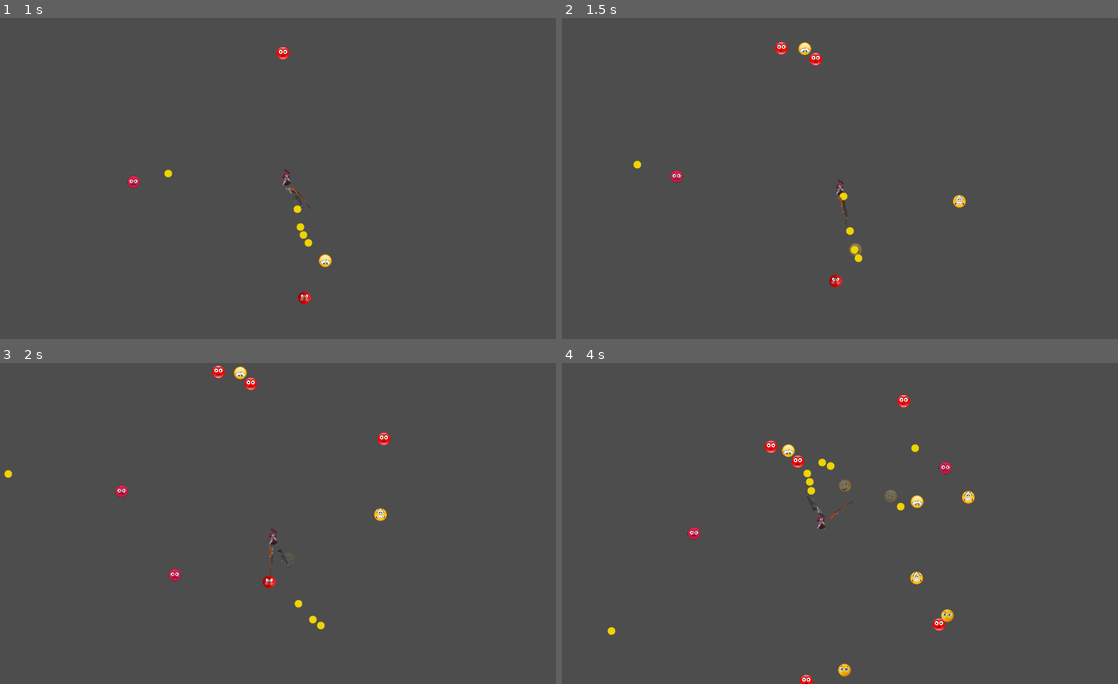
Above: before the commit, frames 1-4 (two rows, left to right).
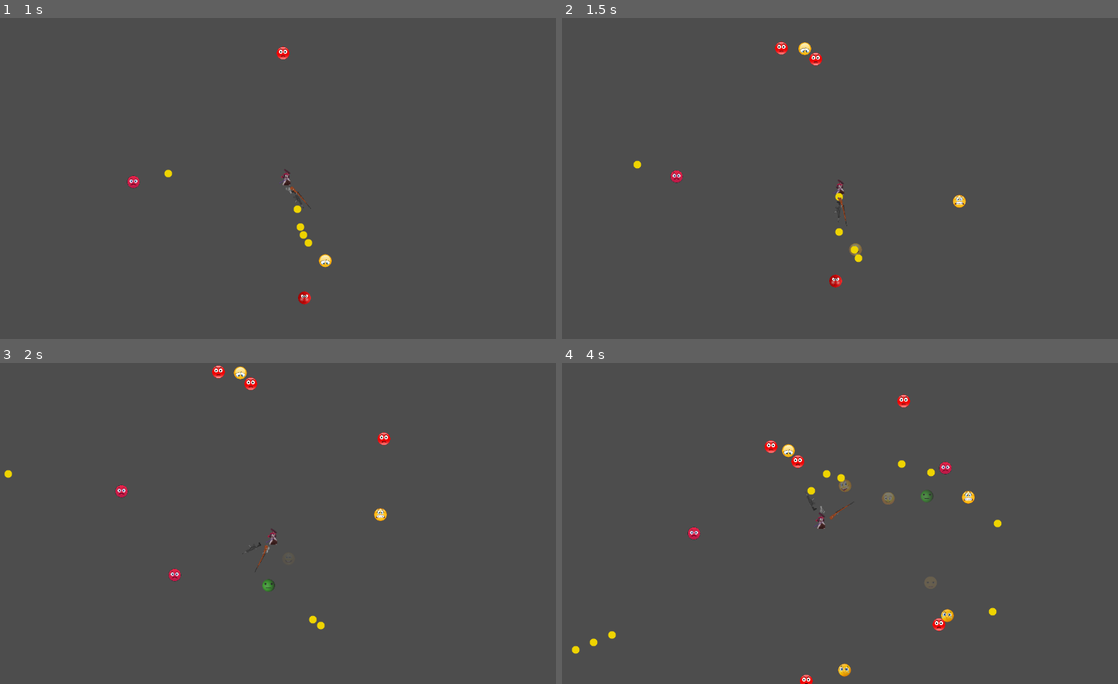
Above: after the commit, the same moments.

Repository: NemoDacremont/vampire_le_survivant
Game: Godot game, scene res://src/maps/first_map/map.tscn
Same seed, same stepped clock (60 frames per second), same inputs: the game is played once before the commit and once after it.
Inputs:
- Up to frame 1 (1 s): hold D (move_right) from 0.53 s (still down); tap K (fireball) at 0.6 s
- Up to frame 2 (1.5 s): release D (move_right) at 1.28 s; hold S (move_down) from 1.28 s (still down); tap K (fireball) at 1.35 s
- Up to frame 3 (2 s): keep holding S (move_down)
- Up to frame 4 (4 s): release S (move_down) at 2.03 s; hold D (move_right) 2.03-2.78 s; tap K (fireball) at 2.1, 2.85, 3.6 s; hold W (move_up) 2.78-3.53 s; hold A (move_left) from 3.53 s (still down)

Frame 1 is identical in both runs. In frame 2, 0.1% of the frame differs, in the area x 48-53%, y 54-68%; in frame 3, 0.2%; in frame 4, 0.8%, in the area x 1-80%, y 25-91%.

Commit message:
modif focus enemy pour éviter de tirer sur des morts, fonctions pour give xp au joueur

Diff:
--- a/src/attacks/weapons/weapon.gd
+++ b/src/attacks/weapons/weapon.gd
@@ -46,9 +46,9 @@
 	shoot_direction = (nearest_enemy_pos - position).normalized()
 
 	_wanted_theta = atan2(shoot_direction.y, shoot_direction.x)
-	print(_wanted_theta)
-	print(_wanted_theta)
-	print(_wanted_theta)
+	#print(_wanted_theta)
+	#print(_wanted_theta)
+	#print(_wanted_theta)
 
 	bullet.init(position, shoot_direction, 500)
 
--- a/src/components/health_component/health_component.gd
+++ b/src/components/health_component/health_component.gd
@@ -9,7 +9,8 @@
 
 
 func _ready() -> void:
-	print(_hp)
+	#print(_hp)
+	pass
 
 
 func get_hps() -> float:
--- a/src/context.gd
+++ b/src/context.gd
@@ -25,7 +25,7 @@
 		return Vector2.RIGHT
 
 	var nearest = enemies[0]
-	var min_dist: float = pos.distance_to(nearest.position)
+	var min_dist: float = 2**32 #pos.distance_to(nearest.position)
 	var dist: float
 
 	for enemy in enemies:
--- a/src/enemies/enemy.gd
+++ b/src/enemies/enemy.gd
@@ -1,7 +1,7 @@
 extends CharacterBody2D
 class_name Enemy
 
-signal death
+signal death(xp_given: float)
 signal hit(dmg: int)
 
 
--- a/src/enemies/little_enemy.gd
+++ b/src/enemies/little_enemy.gd
@@ -2,6 +2,8 @@
 
 var SPRITE_MAX_NUMBER: int = 8
 var areas: Array[CollisionShape2D] = [$enemy_collision, $AttackCollisionComponent/CollisionShape2D, $BodyCollisionComponent/body_collision]
+
+var xp: float = 1
 
 func init(target: Node2D) -> void:
 	super(target)
@@ -11,5 +13,6 @@
 	is_alive = false
 	for area in areas:
 		area.set_deferred("disabled", true)
+	emit_signal("death", xp)
 	$Sprite.frame = randi() % SPRITE_MAX_NUMBER + SPRITE_MAX_NUMBER
 	$AnimationPlayer.play("death")
--- a/src/maps/first_map/map.gd
+++ b/src/maps/first_map/map.gd
@@ -51,8 +51,10 @@
 	var enemy = EnemyClass.instantiate()
 	enemy.init(_player)
 	enemy.position = spawn_position
+	enemy.death.connect(_player.give_xp)
 
 	$Enemies.add_child(enemy)
+
 
 func randomEnemy() -> int:
 	return 1
--- a/src/player/player.gd
+++ b/src/player/player.gd
@@ -3,7 +3,6 @@
 
 signal death
 signal hit
-
 
 @export var PLAYER_DEFAULT_VELOCITY: float = 300.0
 var speed: float = PLAYER_DEFAULT_VELOCITY
@@ -11,6 +10,10 @@
 var _Fireball: Resource = load("res://src/attacks/player_attacks/fireball/fireball.tscn")
 var new_fireball: Fireball
 @onready var _attacks_node: Node = $Attacks
+
+var xp: float
+var level: int
+var xp_required: float = 1
 
 var direction: Vector2 = Vector2.ZERO
 
@@ -29,6 +32,8 @@
 func init(context: Node2D, spawn_position: Vector2):
 	_context = context
 	position = spawn_position
+	xp = 0
+	level = 0
 
 
 # Called every frame. 'delta' is the elapsed time since the previous frame.
@@ -65,3 +70,15 @@
 func _on_health_component_health_lost(new_hps: float):
 	print_hp(new_hps)
 	emit_signal("hit")
+
+func give_xp(xp_given: float):
+	xp += xp_given
+	while (xp >= xp_required):
+		level += 1
+		xp = xp - xp_required
+		level_up()
+
+func level_up():
+	print("level up "+str(level))
+	if level > 20:
+		emit_signal("death")
